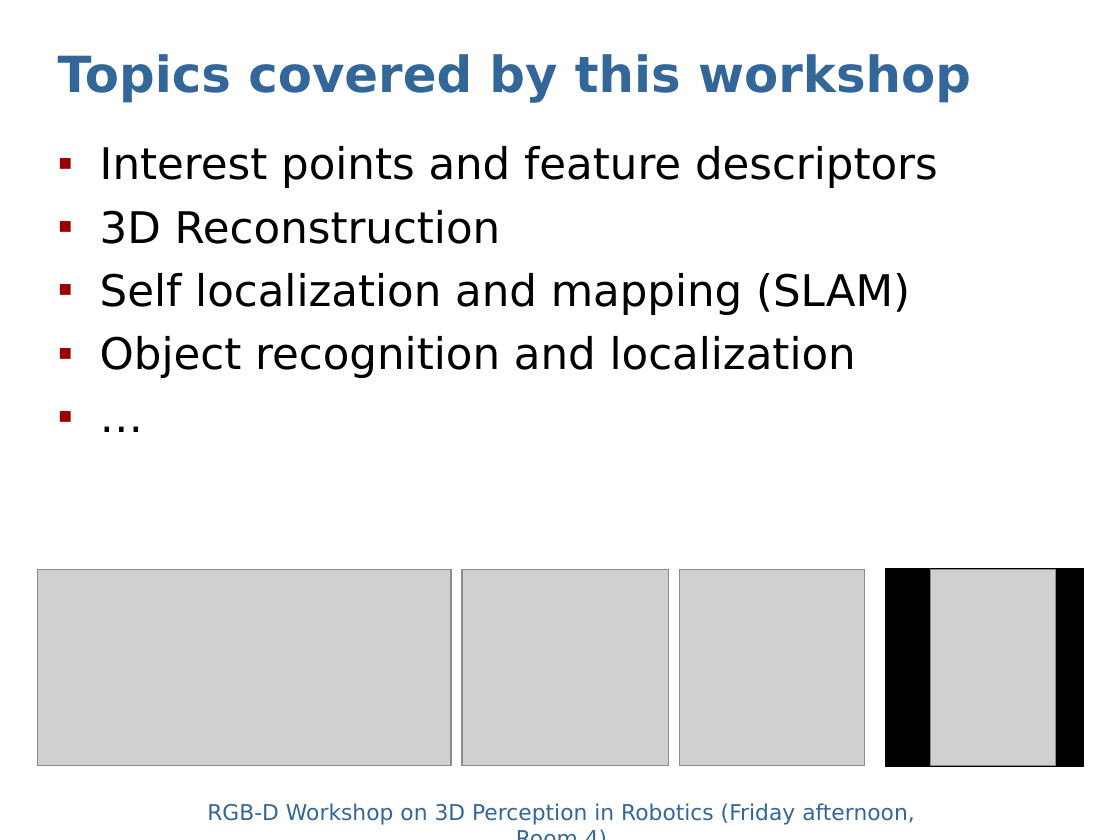
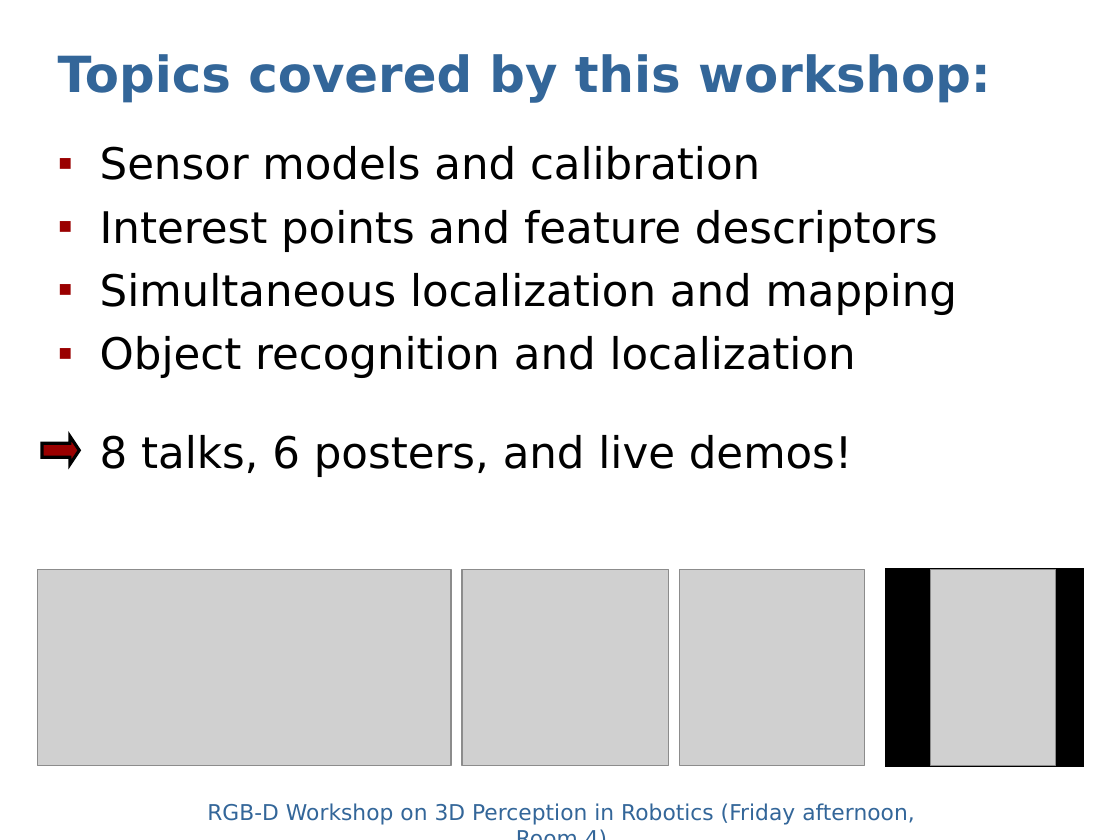
Before and after one commit to dejanpan/rgbd2011, a slide deck: slide 3 of presentations/sturm11rgbd.ppt. Drawn at 1120x840 pixels with LibreOffice and Linux fonts; fonts in the diff are those of the drawing; grey boxes stand for pictures. Boxes give left, top, right and bottom in pixels: in the first picture for what was removed or moved away, otherwise in the second. Text is boxed around its words. In the diff, an @@ line names an element or a change of style, - is before the commit and + after.

Commit message:
update

```diff
--- a/presentations/sturm11rgbd.ppt
+++ b/presentations/sturm11rgbd.ppt
@@ title at (x1=58, y1=54, x2=991, y2=103): text changed @@
-Topics covered by this workshop
+Topics covered by this workshop:
@@ text at (x1=100, y1=146, x2=760, y2=180): paragraph added @@
+▪ Sensor models and calibration
@@ text at (x1=100, y1=273, x2=958, y2=315): text changed @@
-▪ 3D Reconstruction
-▪ Self localization and mapping (SLAM)
+▪ Simultaneous localization and mapping
@@ right arrow added at (x1=43, y1=437, x2=80, y2=465), fill #9A0000, outline #000000 2.01 pt @@
@@ text at (x1=100, y1=435, x2=852, y2=477): text changed @@
-▪ …
+▪ 8 talks, 6 posters, and live demos!
```
Also in this commit, not shown: 1 other slide changed.
